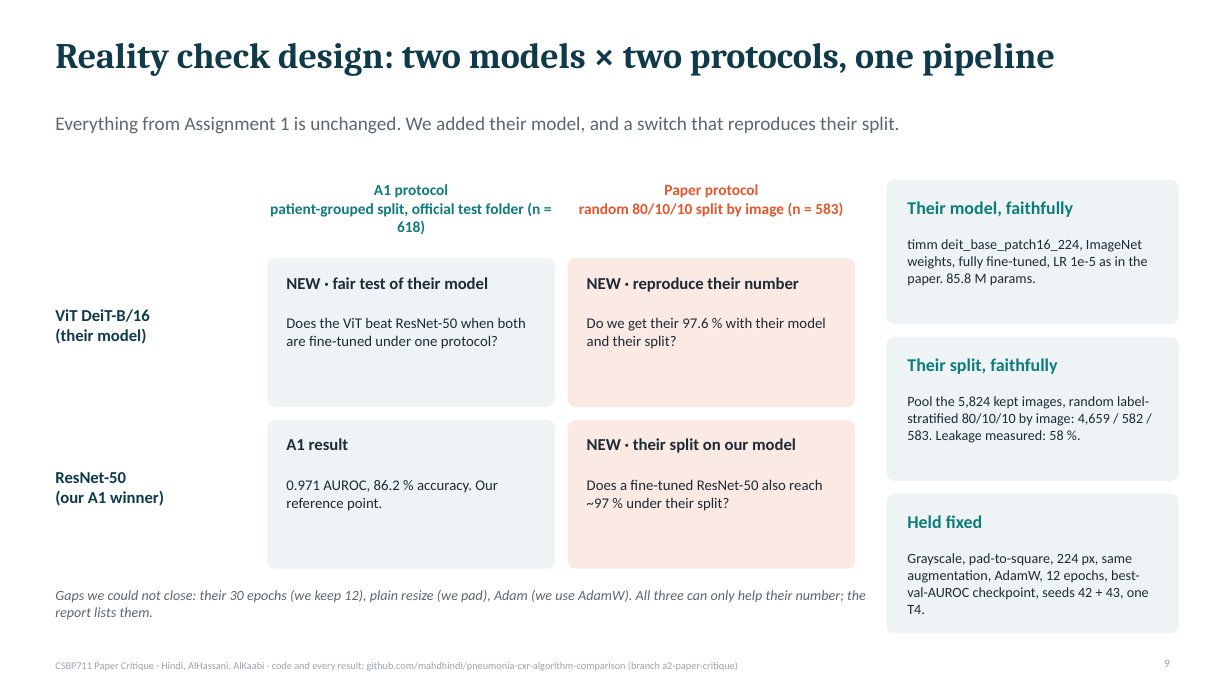
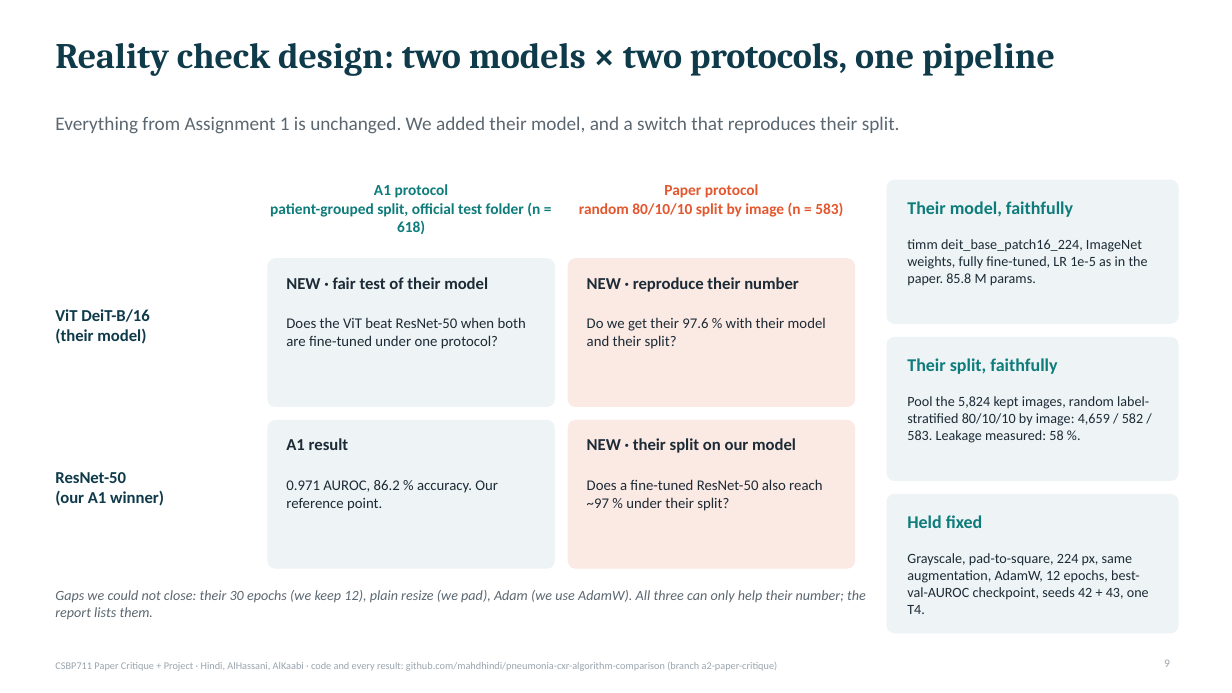
Before and after one commit to mahdhindi/pneumonia-cxr-algorithm-comparison, a slide deck: slide 9 of slides/CSBP711_A2_slides.pptx. Drawn at 1232x693 pixels with LibreOffice and Linux fonts; fonts in the diff are those of the drawing. Boxes give left, top, right and bottom in pixels: in the first picture for what was removed or moved away, otherwise in the second. Text is boxed around its words. In the diff, an @@ line names an element or a change of style, - is before the commit and + after.

```diff
--- a/slides/CSBP711_A2_slides.pptx
+++ b/slides/CSBP711_A2_slides.pptx
@@ text at (55, 662, 778, 671): text changed @@
-CSBP711 Paper Critique · Hindi, AlHassani, AlKaabi · code and every result: github.com/mahdhindi/pneumonia-cxr-algorithm-comparison (branch a2-paper-critique)
+CSBP711 Paper Critique + Project · Hindi, AlHassani, AlKaabi · code and every result: github.com/mahdhindi/pneumonia-cxr-algorithm-comparison (branch a2-paper-critique)
```
Also in this commit, not shown: 15 other slides changed, 7 slides added, 1 other file.
